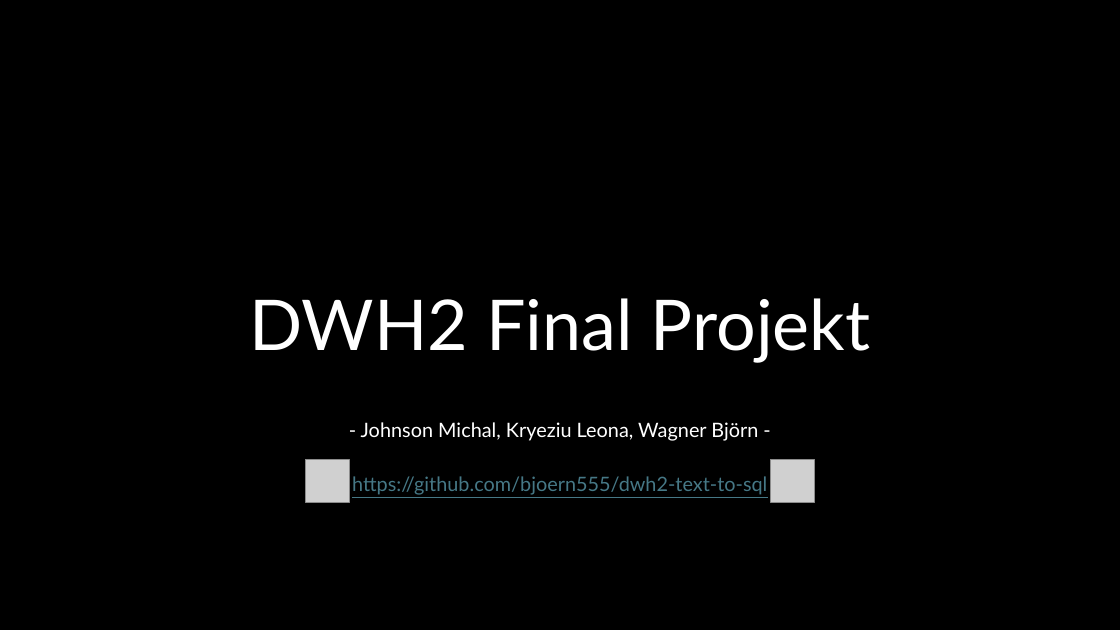
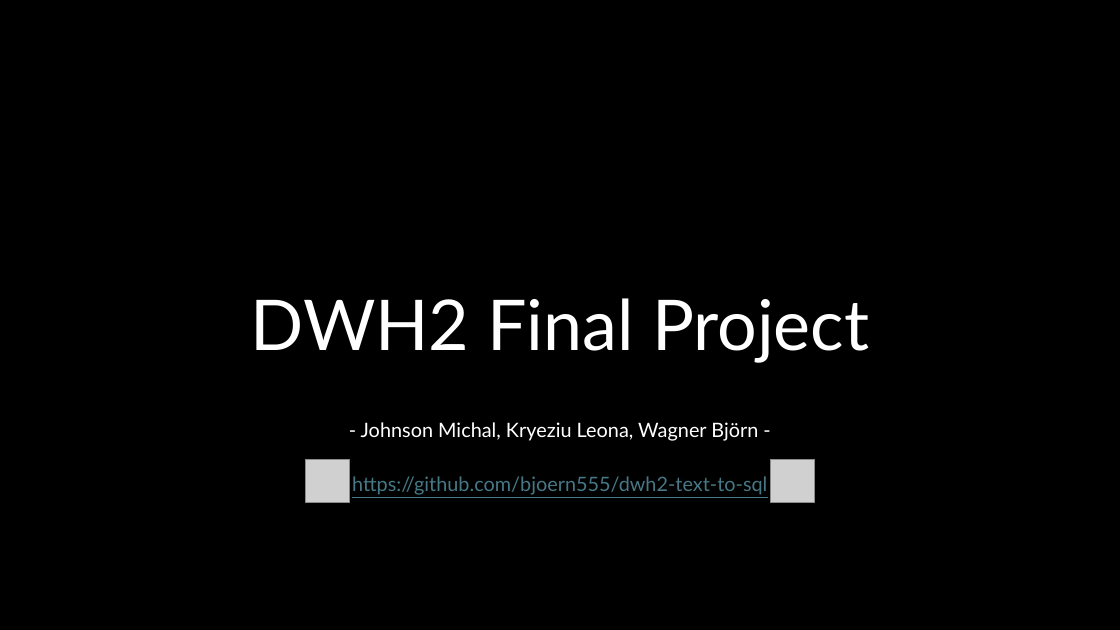
Before and after one commit to bjoern555/dwh2-text-to-sql, a slide deck: slide 1 of docs/DHW2_Wagner_Kryeziu_Johnson.pptx. Drawn at 1120x630 pixels with LibreOffice and Linux fonts; fonts in the diff are those of the drawing; grey boxes stand for pictures; background and template pictures are left out. Boxes give left, top, right and bottom in pixels: in the first picture for what was removed or moved away, otherwise in the second. Text is boxed around its words. In the diff, an @@ line names an element or a change of style, - is before the commit and + after.

```diff
--- a/docs/DHW2_Wagner_Kryeziu_Johnson.pptx
+++ b/docs/DHW2_Wagner_Kryeziu_Johnson.pptx
@@ title at [251, 298, 869, 363]: text changed @@
-DWH2 Final Projekt
+DWH2 Final Project
```
Also in this commit, not shown: 7 other slides changed, 1 slide added, 1 slide removed.
